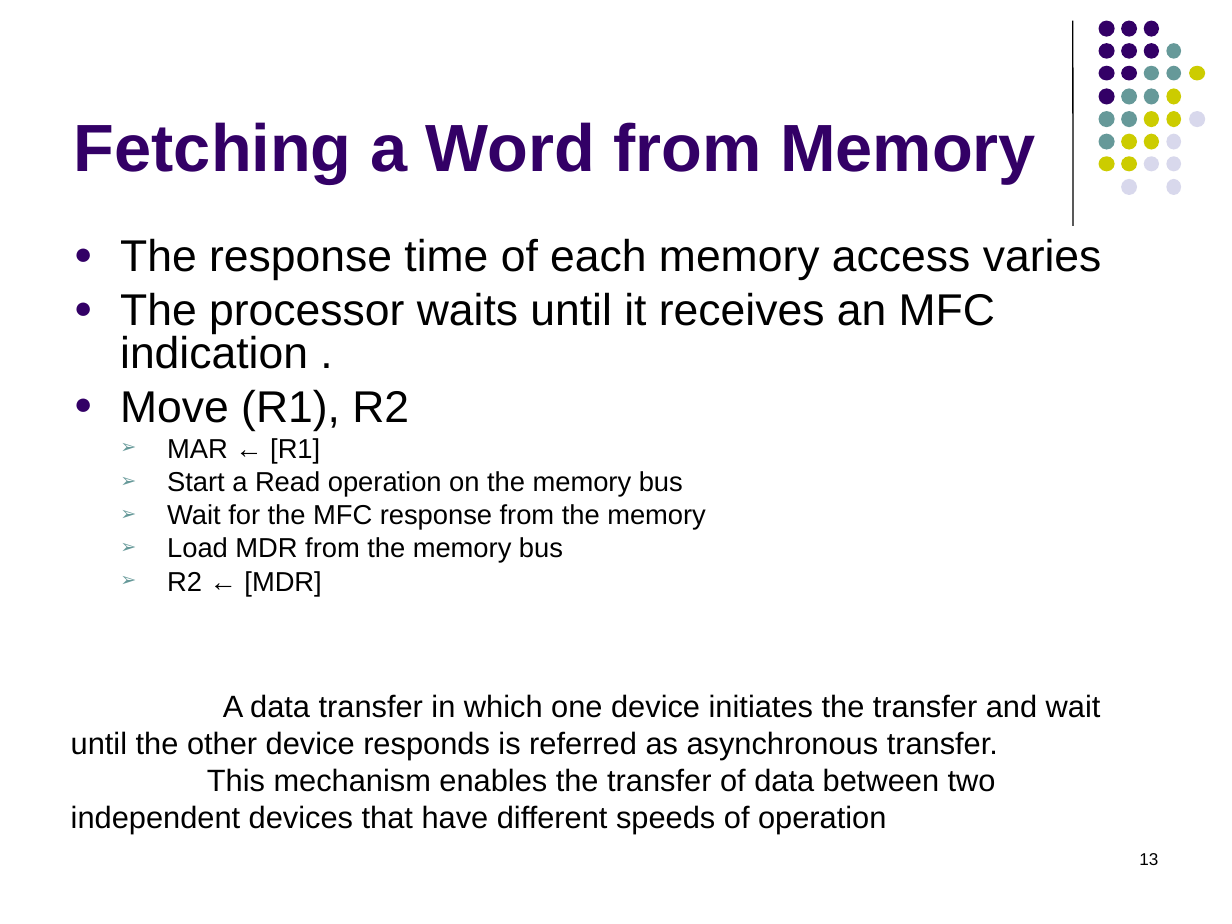
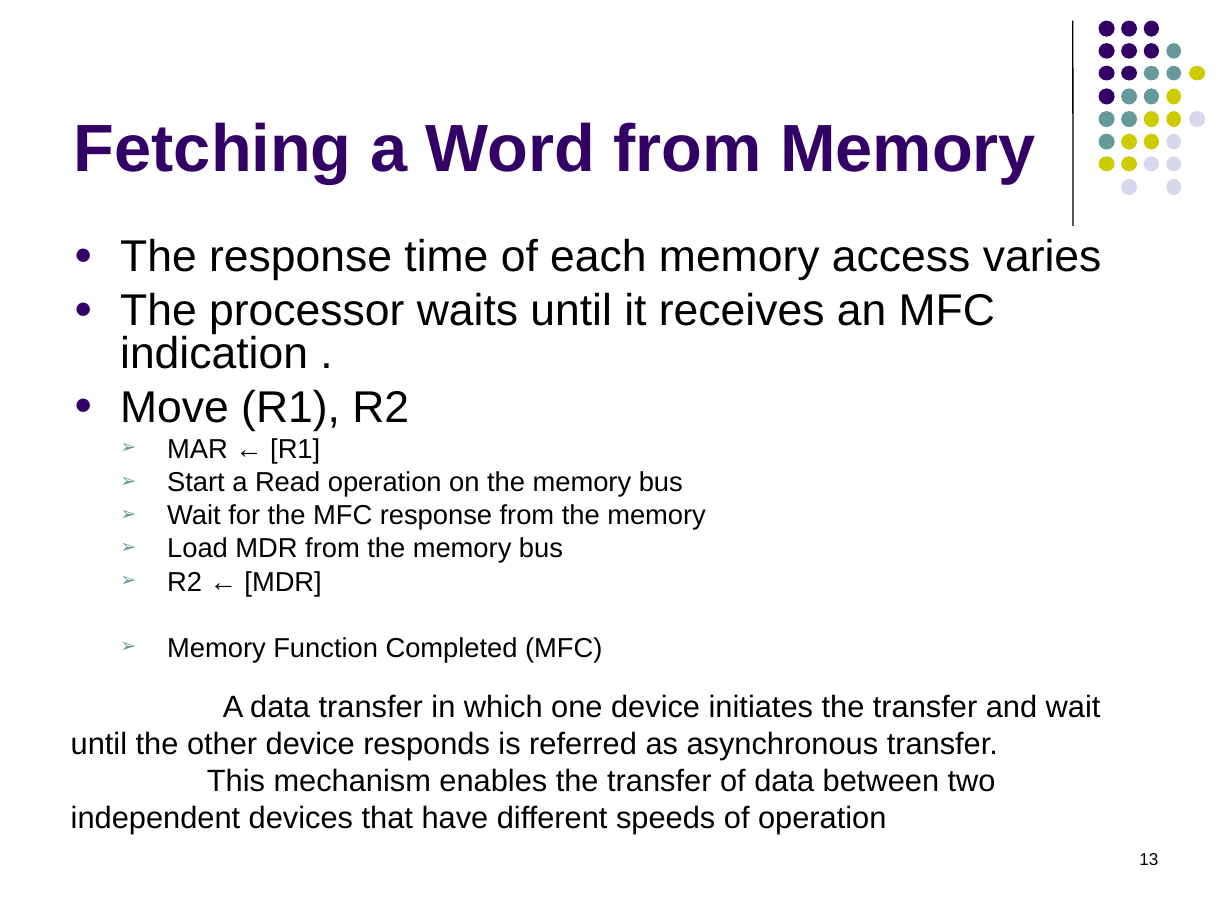
Before and after one commit to Khushi130404/Assembly_8085_Processor, a slide deck: slide 13 of CO_Study/5_cpudesignfinal_ams.ppt. Drawn at 1232x924 pixels with LibreOffice and Linux fonts; fonts in the diff are those of the drawing. Boxes give left, top, right and bottom in pixels: in the first picture for what was removed or moved away, otherwise in the second. Text is boxed around its words. In the diff, an @@ line names an element or a change of style, - is before the commit and + after.

```diff
--- a/CO_Study/5_cpudesignfinal_ams.ppt
+++ b/CO_Study/5_cpudesignfinal_ams.ppt
@@ text at box(167, 637, 602, 663): paragraph added @@
+  ➢ Memory Function Completed (MFC)
```
Also in this commit, not shown: 3 other slides changed, 1 other file.
